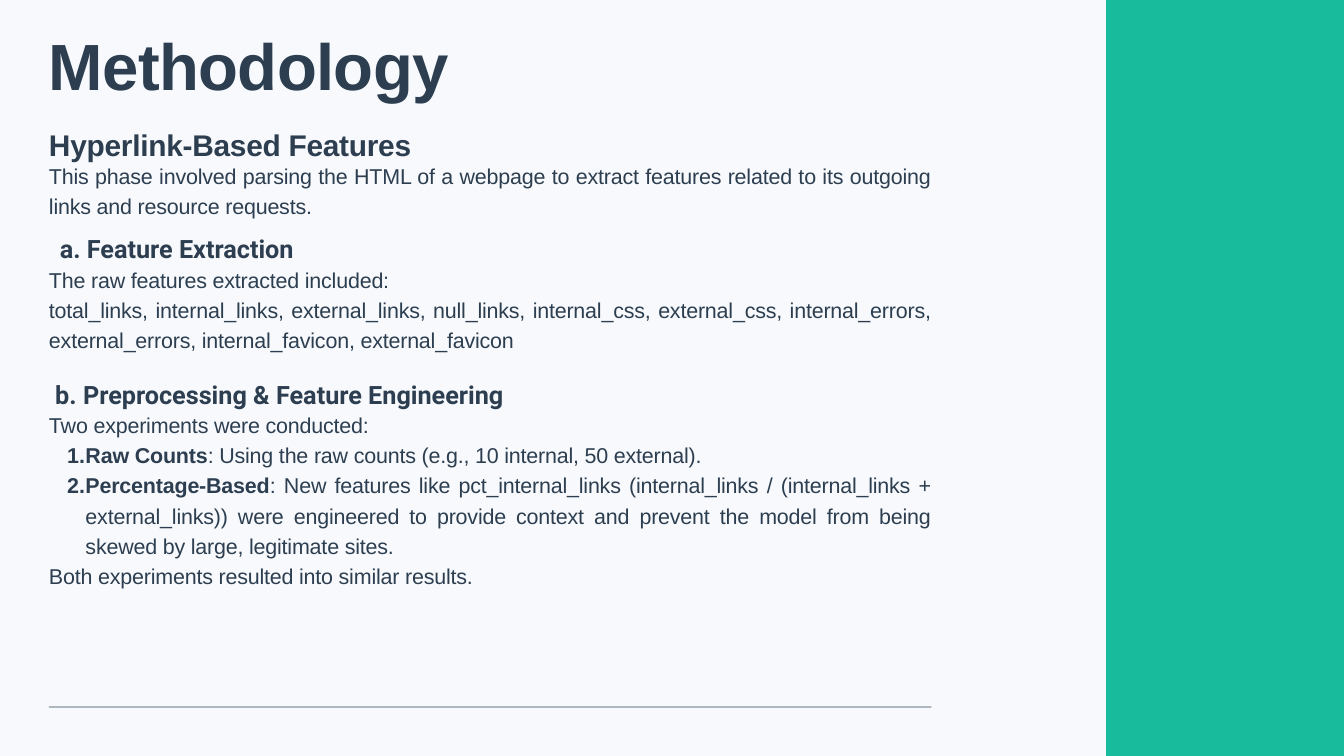
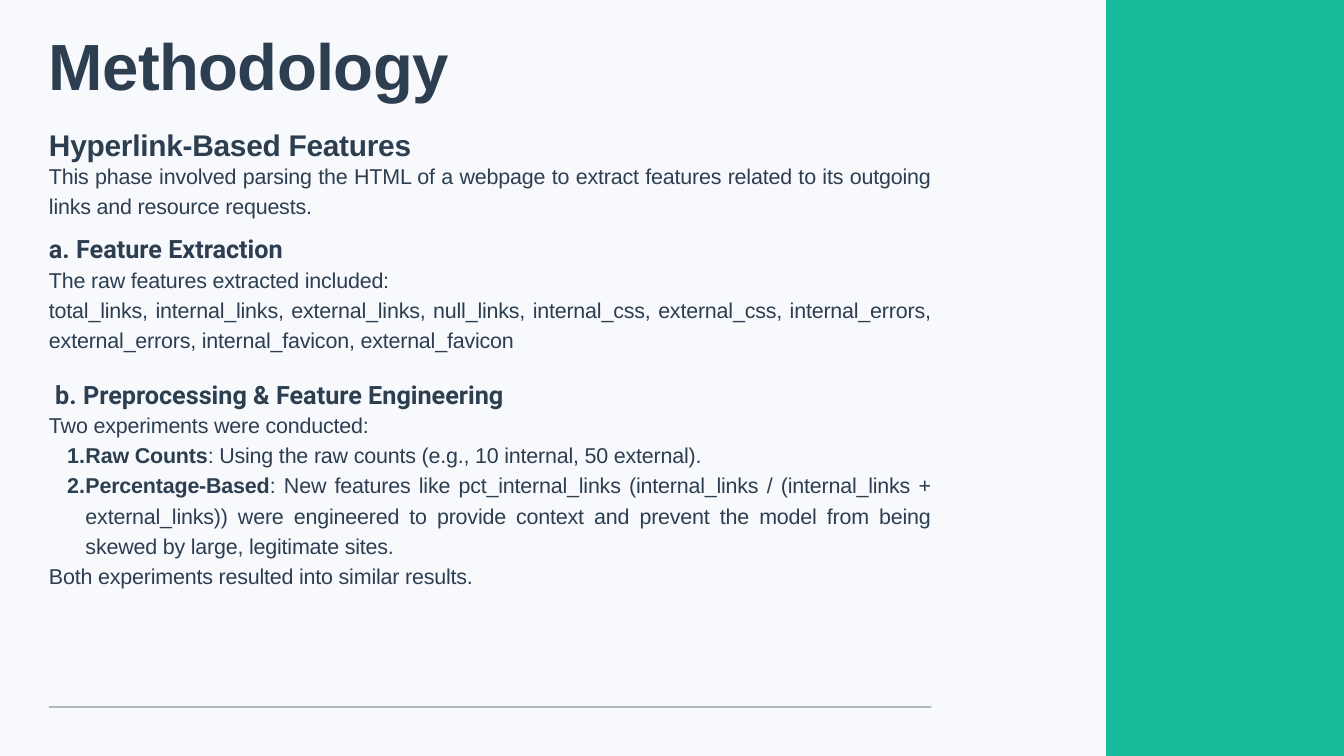
Before and after one commit to Artist06/25HR07, a slide deck: slide 8 of 25HR07.pptx. Drawn at 1344x756 pixels with LibreOffice and Linux fonts; fonts in the diff are those of the drawing. Boxes give left, top, right and bottom in pixels: in the first picture for what was removed or moved away, otherwise in the second. Text is boxed around its words. In the diff, an @@ line names an element or a change of style, - is before the commit and + after.

Commit message:
fixed some formatting in ppt

```diff
--- a/25HR07.pptx
+++ b/25HR07.pptx
@@ text "a. Feature Extraction" at bbox=[49, 239, 283, 259]: alignment centre to left @@
```
Also in this commit, not shown: 1 other slide changed.
